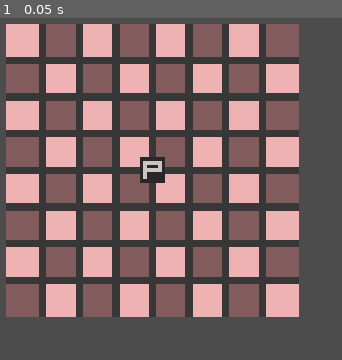
Above: before the commit, frame 1.
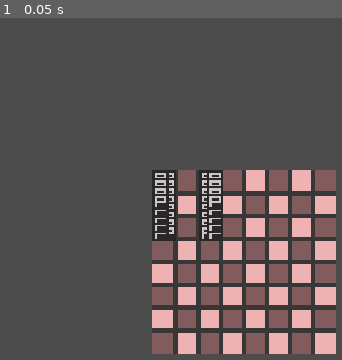
Above: after the commit, the same moment.

Repository: BumboBlast/godot-chess-engine
Game: Godot game, scene res://ChessBoard.tscn
Two runs of this game, one before a commit and one after it. Both use one fixed random seed, a clock stepped at 60 frames per second and the inputs below. The project has no main scene, so this scene is started directly.
Inputs:
- Up to frame 1 (0.05 s): no input

The runs differ from the first frame. In frame 1, 59% of the frame differs, in the area x 1-99%, y 1-99%.

Commit message:
pieces now start on the correct "squares"

Diff:
--- a/ChessBoard.gd
+++ b/ChessBoard.gd
@@ -27,8 +27,32 @@
 
 func createPiece(name, amount):
 	for n in amount:
-		var pawnName = name + String(n)
-		instanceNode2D(pawnName)
+		var pieceName = name + String(n)
+		instanceNode2D(pieceName)
+
+
+
+
+
+
+
+
+
+
+
+
+
+
+
+
+
+
+
+
+
+
+
+
 
 
 
@@ -49,20 +73,49 @@
 	if (pieceName.begins_with("Queen")):
 		return Rect2(0,0,spriteSize[0],spriteSize[1])
 
+
+
 func findSquareFromPiece(pieceName):
-	return "A1"
+	var regex = RegEx.new()
+	regex.compile("\\d+")
+	var pieceCounter = regex.search(pieceName).get_string()
+	pieceCounter = int(pieceCounter)
+
+
+
 	if (pieceName.begins_with("Pawn")):
-		return String(char(int(pieceName[pieceName.length() - 1]) + 47)) + "2"
+		if pieceCounter < 8:
+			return String(char(pieceCounter + 65) + "2")
+		else:
+			return String(char(pieceCounter - 8 + 65) + "7")
+
 	if (pieceName.begins_with("Knight")):
-		return String(char(int(pieceName[pieceName.length() - 1]) + 47)) + "2"
+		if (pieceCounter == 0): return "B1"
+		if (pieceCounter == 1): return "B8"
+		if (pieceCounter == 2): return "G1"
+		if (pieceCounter == 3): return "G8"
+
 	if (pieceName.begins_with("Bishop")):
-		return String(char(int(pieceName[pieceName.length() - 1]) + 47)) + "2"
+		if (pieceCounter == 0): return "C1"
+		if (pieceCounter == 1): return "C8"
+		if (pieceCounter == 2): return "F1"
+		if (pieceCounter == 3): return "F8"
+
 	if (pieceName.begins_with("Rook")):
-		return String(char(int(pieceName[pieceName.length() - 1]) + 47)) + "2"
+		if (pieceCounter == 0): return "A1"
+		if (pieceCounter == 1): return "A8"
+		if (pieceCounter == 2): return "H1"
+		if (pieceCounter == 3): return "H8"
+
+
 	if (pieceName.begins_with("King")):
-		return String(char(int(pieceName[pieceName.length() - 1]) + 47)) + "2"
+		if (pieceCounter == 0): return "E1"
+		if (pieceCounter == 1): return "E8"
+
 	if (pieceName.begins_with("Queen")):
-		return String(char(int(pieceName[pieceName.length() - 1]) + 47)) + "2"
+		if (pieceCounter == 0): return "D1"
+		if (pieceCounter == 1): return "D8"
+
 
 
 
@@ -75,7 +128,22 @@
 		p.get_child(0).set_region(1)
 		p.get_child(0).set_region_rect(pieceFromSpriteSheet)
 		p.get_child(0).texture = tex
+		p.get_child(0).centered = 0
 		p.get_child(0).set_scale(Vector2(boardScale, boardScale))
+
+
+
+
+
+
+
+
+
+
+
+
+
+
 
 
 
@@ -95,19 +163,19 @@
 func updateBoardRect():
 	var windowSize = get_viewport().size
 	var centerWindow = Vector2(windowSize[0] / 2, windowSize[1] / 2)
+	get_node("BoardTexture").centered = 0
 
 	#transform center of board into center of screen
 	get_node("BoardTexture").position = centerWindow
 
 	#scale, so that the board height is 80% of the screen height, centered
-	var newHeight = 0.80 * windowSize[1]
+	var newHeight = 0.50 * windowSize[1]
 	var newScale = newHeight / get_node("BoardTexture").get_rect().size[1]
 	get_node("BoardTexture").set_scale(Vector2(newScale, newScale))
 
 	#update these class elements
 	boardRect.position = get_node("BoardTexture").position
 	boardRect.size = get_node("BoardTexture").get_rect().size
-	print(boardRect)
 	boardScale = newScale
 
 
@@ -117,6 +185,35 @@
 
 func myfunc():
 	print("Resizing: ", get_viewport().size)
+
+
+
+
+
+
+
+
+
+
+
+
+
+
+
+
+
+
+
+
+
+
+
+
+
+
+
+
+
 
 
 func calculateSquareCoords(rank, file):
@@ -143,7 +240,26 @@
 func startPiecesOnSquares():
 	for p in pieces:
 		p.position = squares[findSquareFromPiece(p.name)].position
+		print(p.name, ", ", findSquareFromPiece(p.name))
 		pass # <-------------------------------------------------------------
+
+
+
+
+
+
+
+
+
+
+
+
+
+
+
+
+
+
 
 func startBoard():
 	createPiece("Pawn", 16)
--- a/ChessBoard.tscn
+++ b/ChessBoard.tscn
@@ -8,6 +8,8 @@
 script = ExtResource( 3 )
 
 [node name="BoardTexture" type="Sprite" parent="."]
+position = Vector2( 499.237, 280.97 )
+scale = Vector2( 4.55181, 4.1748 )
 texture = ExtResource( 1 )
 
 [node name="Pieces" type="Node" parent="."]
Not shown, changed: README.md
